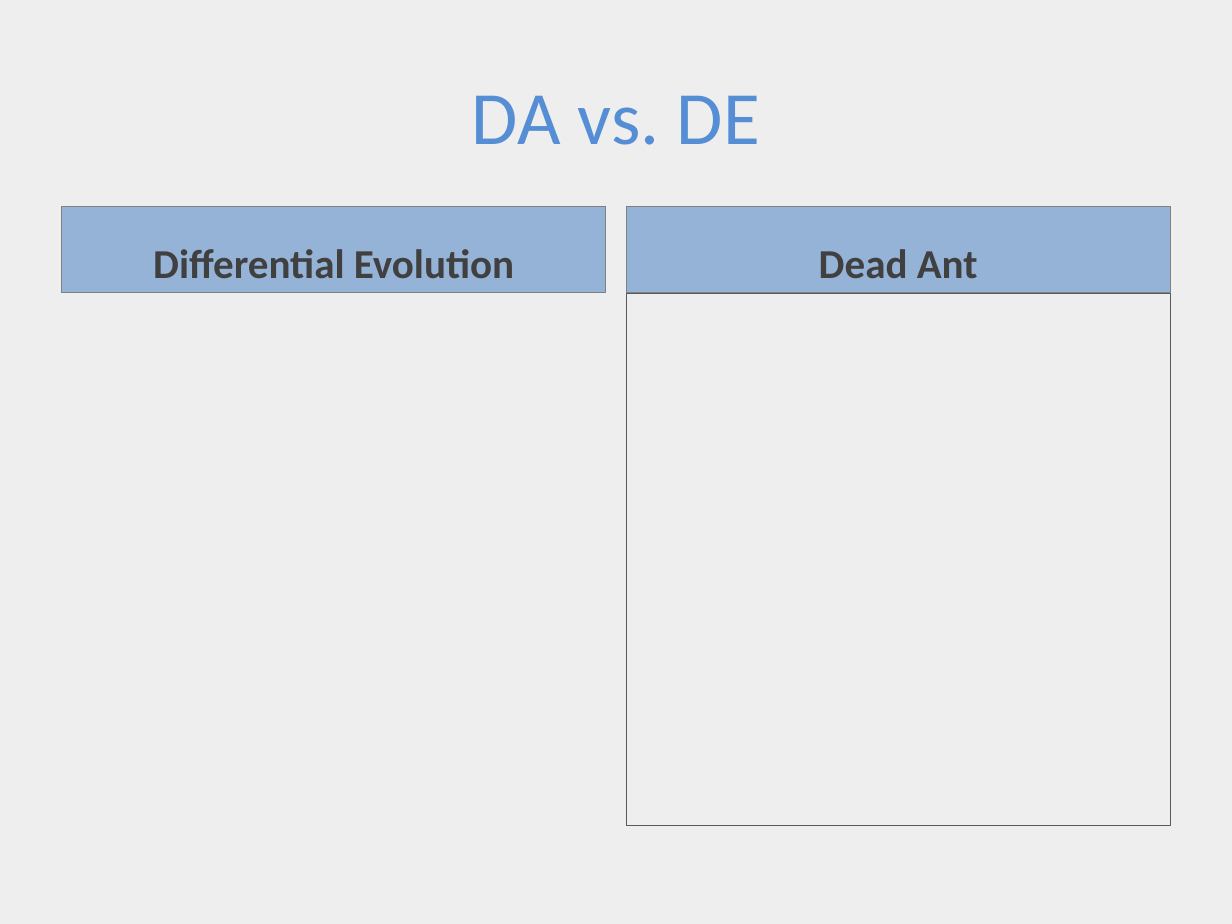
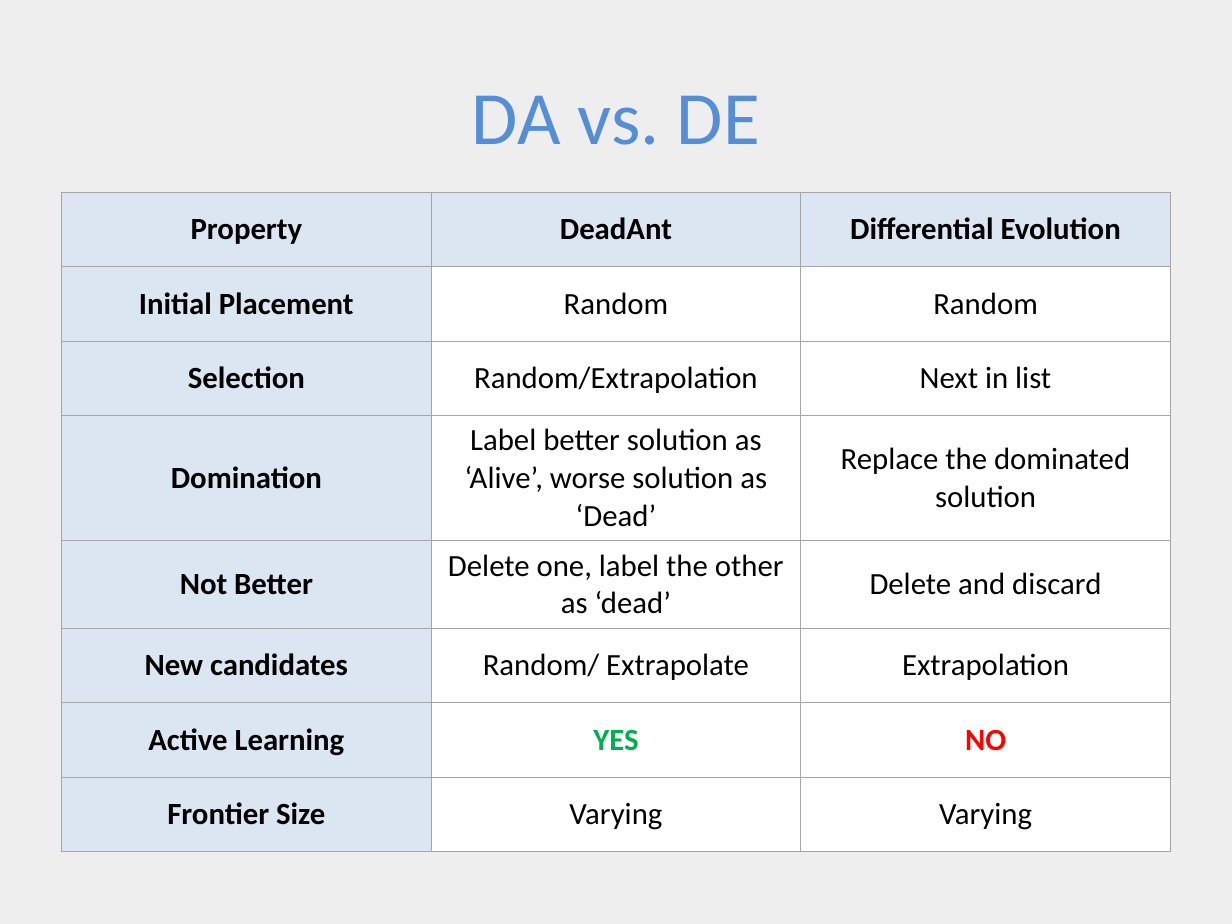
Before and after one commit to ai-se/Rahul, a slide deck: slide 7 of DEADANT/deadAnt.pptx. Drawn at 1232x924 pixels with LibreOffice and Linux fonts; fonts in the diff are those of the drawing. Boxes give left, top, right and bottom in pixels: in the first picture for what was removed or moved away, otherwise in the second. Text is boxed around its words. In the diff, an @@ line names an element or a change of style, - is before the commit and + after.

```diff
--- a/DEADANT/deadAnt.pptx
+++ b/DEADANT/deadAnt.pptx
@@ text removed at (62, 207, 606, 293) @@
-Differential Evolution
@@ table added at (62, 192, 1170, 848), 8 rows, 3 columns @@
+Property | DeadAnt | Differential Evolution
+Initial Placement | Random | Random
+Selection | Random/Extrapolation | Next in list
+Domination | Label better solution as ‘Alive’, worse solution as ‘Dead’ | Replace the dominated solution
+Not Better | Delete one, label the other as ‘dead’ | Delete and discard
+New candidates | Random/ Extrapolate | Extrapolation
+Active Learning | YES | NO
+Frontier Size | Varying | Varying
@@ rectangle removed at (626, 207, 1170, 293) @@
-Dead Ant
@@ rectangle removed at (626, 293, 1170, 825) @@
```
Also in this commit, not shown: 6 other slides changed, 2 slides added, 2 slides removed.
